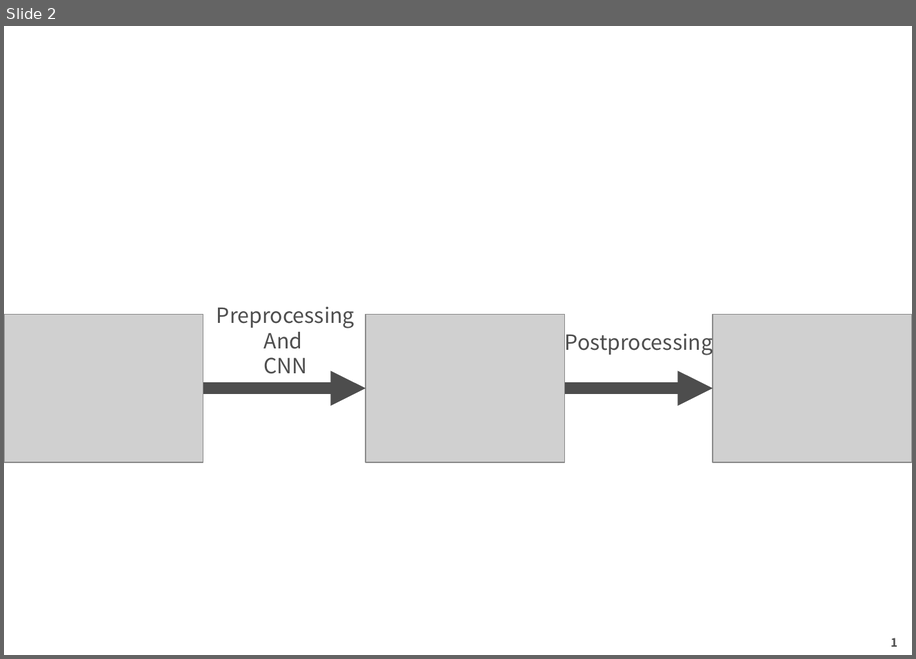
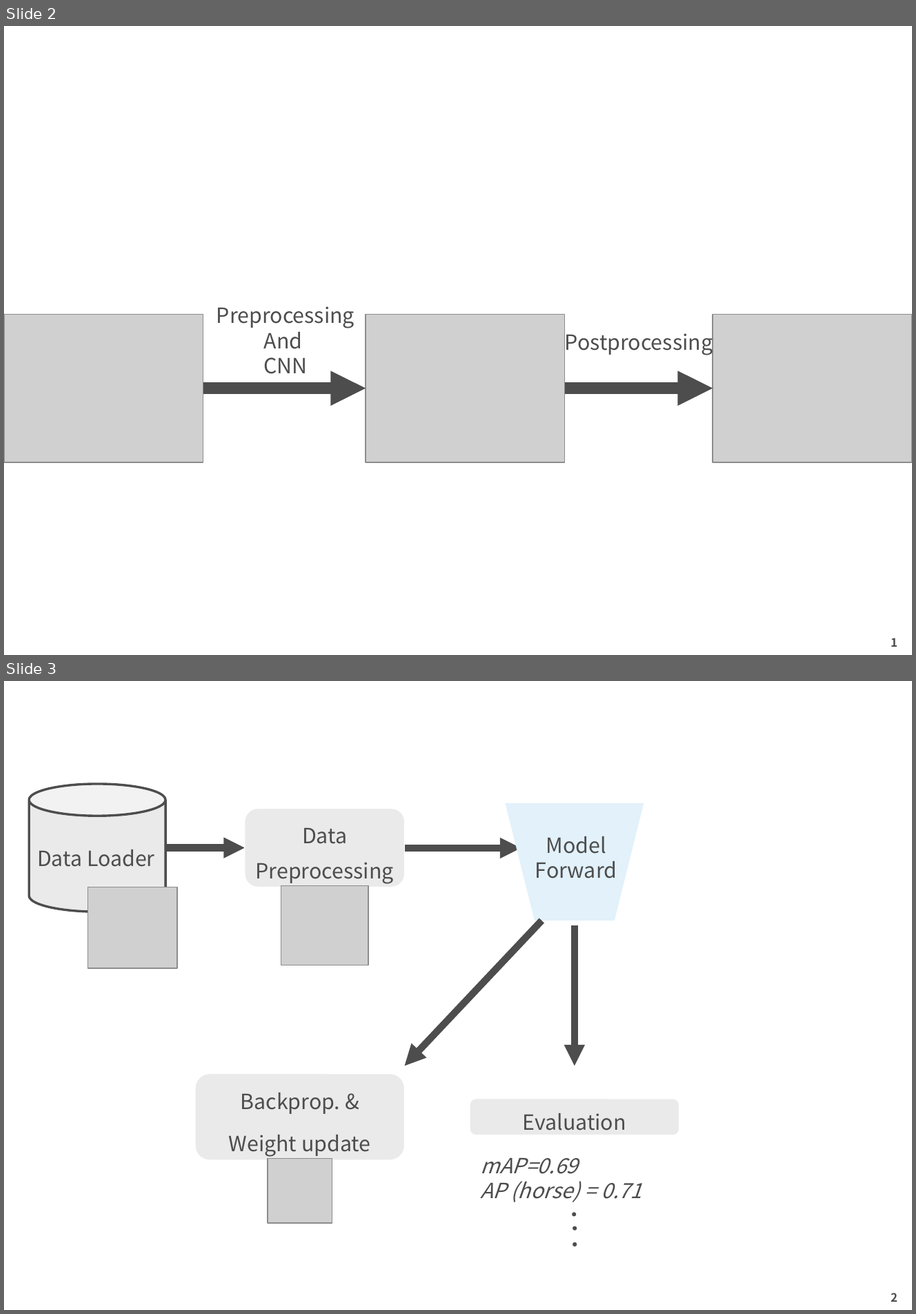
Before and after one commit to yuyu2172/chainercv-chainer-meetup, a slide deck: images/chainercv.pptx. Shown one above the other, each under a label of ours: slide 2 before the commit, slides 2 and 3 after it. The pictures are 916x659 and 916x1314 pixels, drawn with LibreOffice and Linux fonts; fonts in the diff are those of the drawing; grey boxes stand for pictures. Boxes give left, top, right and bottom in pixels: in the first picture for what was removed or moved away, otherwise in the second. Text is boxed around its words. In the diff, an @@ line names an element or a change of style, - is before the commit and + after.

Commit message:
update powerpoint

```diff
--- a/images/chainercv.pptx
+++ b/images/chainercv.pptx
@@ slide 3 added at bbox=[4, 681, 912, 1310], background #FFFFFF @@
@@ cylinder added at bbox=[29, 784, 166, 911], fill #EAEAEA, outline #4D4D4D 2 pt @@
@@ trapezoid added at bbox=[506, 803, 644, 921], fill #E2F1FA @@
@@ rounded rectangle added at bbox=[245, 809, 405, 887], fill #EAEAEA, outline #FFFFFF 0.75 pt, 18 pt, text #4D4D4D @@
+Data Preprocessing
@@ text added at bbox=[535, 836, 617, 878], 18 pt, text #4D4D4D @@
+Model Forward
@@ text added at bbox=[37, 849, 155, 867], 18 pt, text #4D4D4D @@
+Data Loader
@@ arrow added from (166, 848) to (245, 848), #4D4D4D 6 pt @@
@@ arrow added from (405, 848) to (522, 848), #4D4D4D 6 pt @@
@@ picture added at bbox=[88, 887, 178, 969] @@
@@ picture added at bbox=[281, 885, 368, 965] @@
@@ arrow added from (542, 921) to (405, 1066), #4D4D4D 6 pt @@
@@ arrow added from (575, 926) to (575, 1066), #4D4D4D 6 pt @@
@@ rounded rectangle added at bbox=[195, 1074, 405, 1160], fill #EAEAEA, outline #FFFFFF 0.75 pt, 18 pt, text #4D4D4D @@
+Backprop. &
+Weight update
@@ rounded rectangle added at bbox=[470, 1098, 680, 1136], fill #EAEAEA, outline #FFFFFF 0.75 pt, 18 pt, text #4D4D4D @@
+Evaluation
@@ picture added at bbox=[268, 1158, 332, 1223] @@
@@ text added at bbox=[480, 1157, 642, 1202], 18 pt, text #4D4D4D, italic @@
+mAP=0.69
+AP (horse) = 0.71
@@ ellipse added at bbox=[573, 1212, 577, 1216], fill #4D4D4D @@
@@ ellipse added at bbox=[573, 1226, 577, 1230], fill #4D4D4D @@
@@ ellipse added at bbox=[573, 1242, 577, 1246], fill #4D4D4D @@
@@ page number added at bbox=[891, 1292, 898, 1301], 10 pt, text #4D4D4D, bold @@
+2
```
